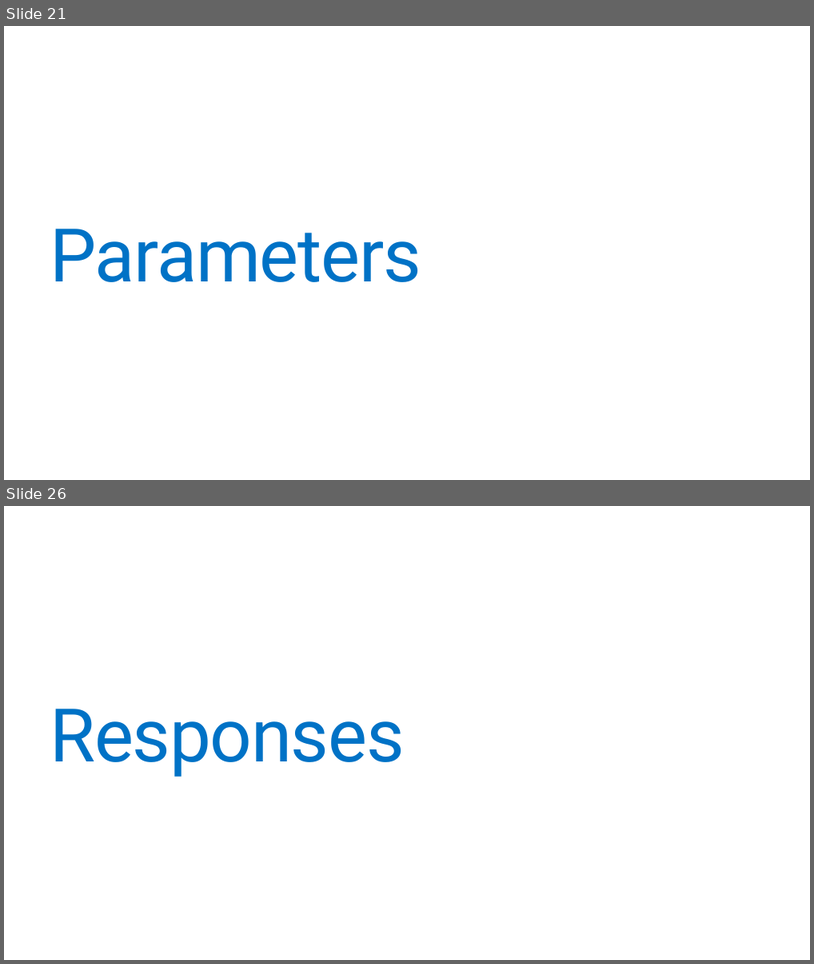
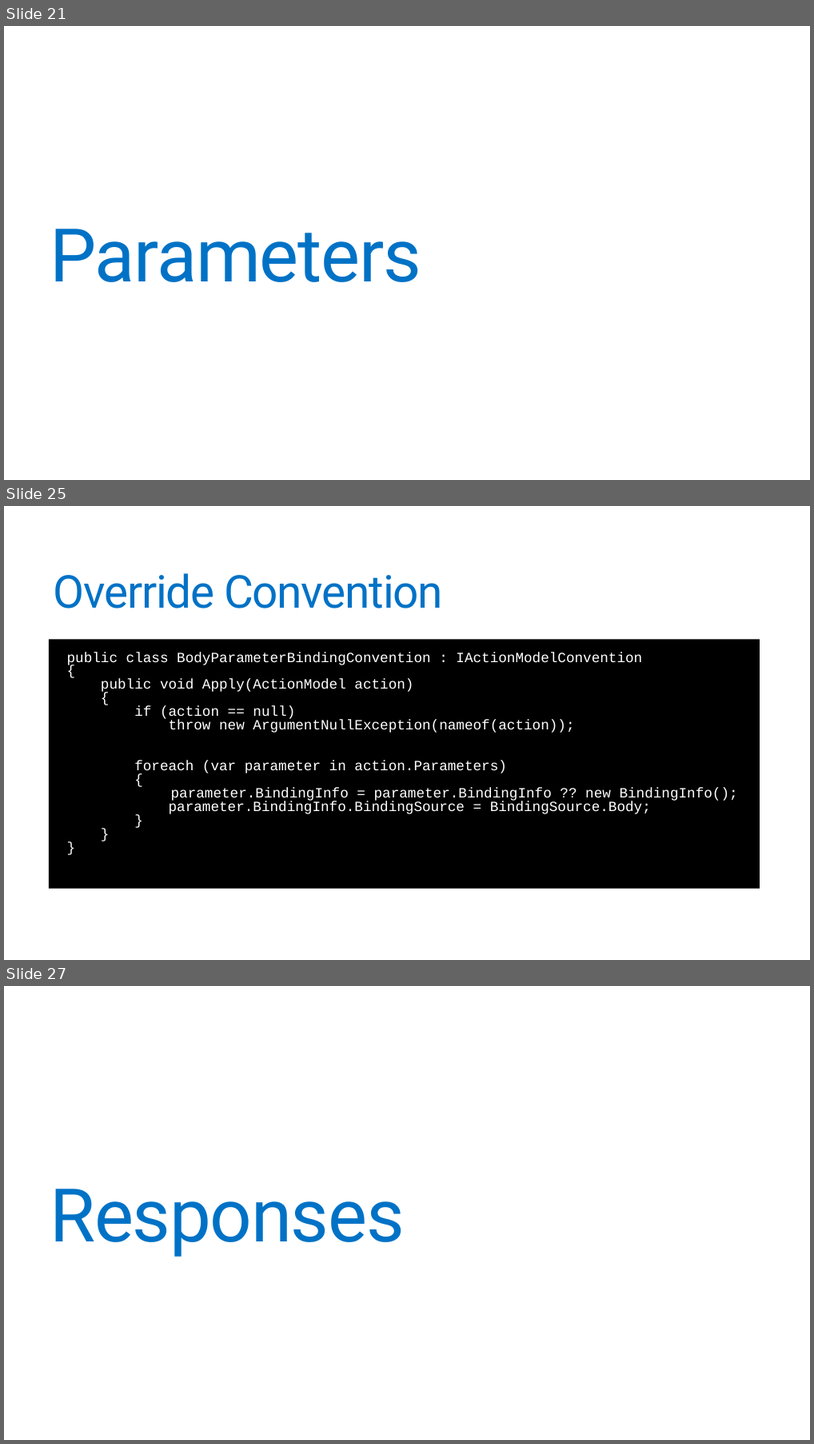
Before and after one commit to jonathantower/dotnet-apis, a slide deck: slides.pptx. Shown one above the other, each under a label of ours: slides 21 and 26 before the commit, slides 21, 25 and 27 after it; the slides between them are not shown. The pictures are 814x964 and 814x1444 pixels, drawn with LibreOffice and Linux fonts; fonts in the diff are those of the drawing. Boxes give left, top, right and bottom in pixels: in the first picture for what was removed or moved away, otherwise in the second. Text is boxed around its words. In the diff, an @@ line names an element or a change of style, - is before the commit and + after.

```diff
--- a/slides.pptx
+++ b/slides.pptx
@@ slide 25 added at (x1=4, y1=506, x2=810, y2=960), background #FFFFFF @@
@@ title added at (x1=54, y1=573, x2=443, y2=608), 54 pt, text #0072C6 @@
+Override Convention
@@ text added at (x1=49, y1=639, x2=760, y2=888), fill #000000, 16.8 pt, text #FFFFFF @@
+  public class BodyParameterBindingConvention : IActionModelConvention
+  {
+  public void Apply(ActionModel action)
+  {
+  if (action == null)
+  throw new ArgumentNullException(nameof(action));
+  foreach (var parameter in action.Parameters)
+  {
+parameter.BindingInfo = parameter.BindingInfo ?? new BindingInfo();
+  parameter.BindingInfo.BindingSource = BindingSource.Body;
+  }
+  }
+  }
@@ what was slide 26 is now slide 27 @@
```
Also in this commit, not shown: 8 slides changed, 6 other slides added, 10 slides removed.
